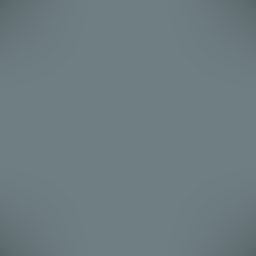
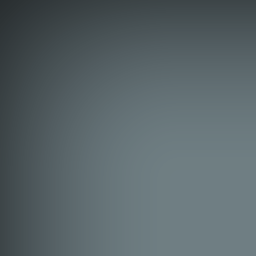
Comparing the layer stacks of the two 256px x 256px images. Changes:
added group "Grupa 3" with 4 layers above "Grupa 2" over [0, 0, 256, 256]
added layer "Warstwa 6" in group "Grupa 3" over [0, 0, 256, 256]
hid group "Grupa 2" (5 layers) over [0, 0, 256, 256]
hid "Warstwa 5 kopia 12" over [0, 0, 256, 256]
hid "Warstwa 5 kopia 8" over [0, 0, 256, 256]
hid "Warstwa 5 kopia 6" over [0, 0, 256, 256]
hid "Warstwa 5 kopia 2" over [0, 0, 256, 256]
hid group "Grupa 1" (5 layers) over [0, 0, 256, 256]
showed "Warstwa 0" over [0, 0, 256, 256]
